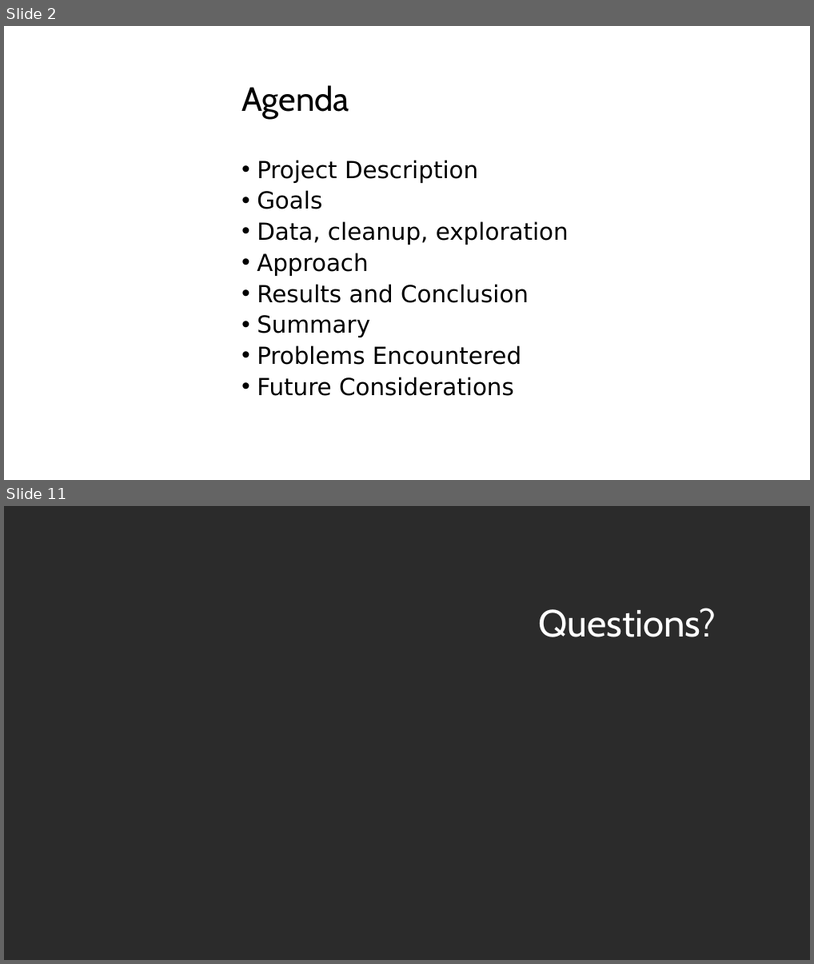
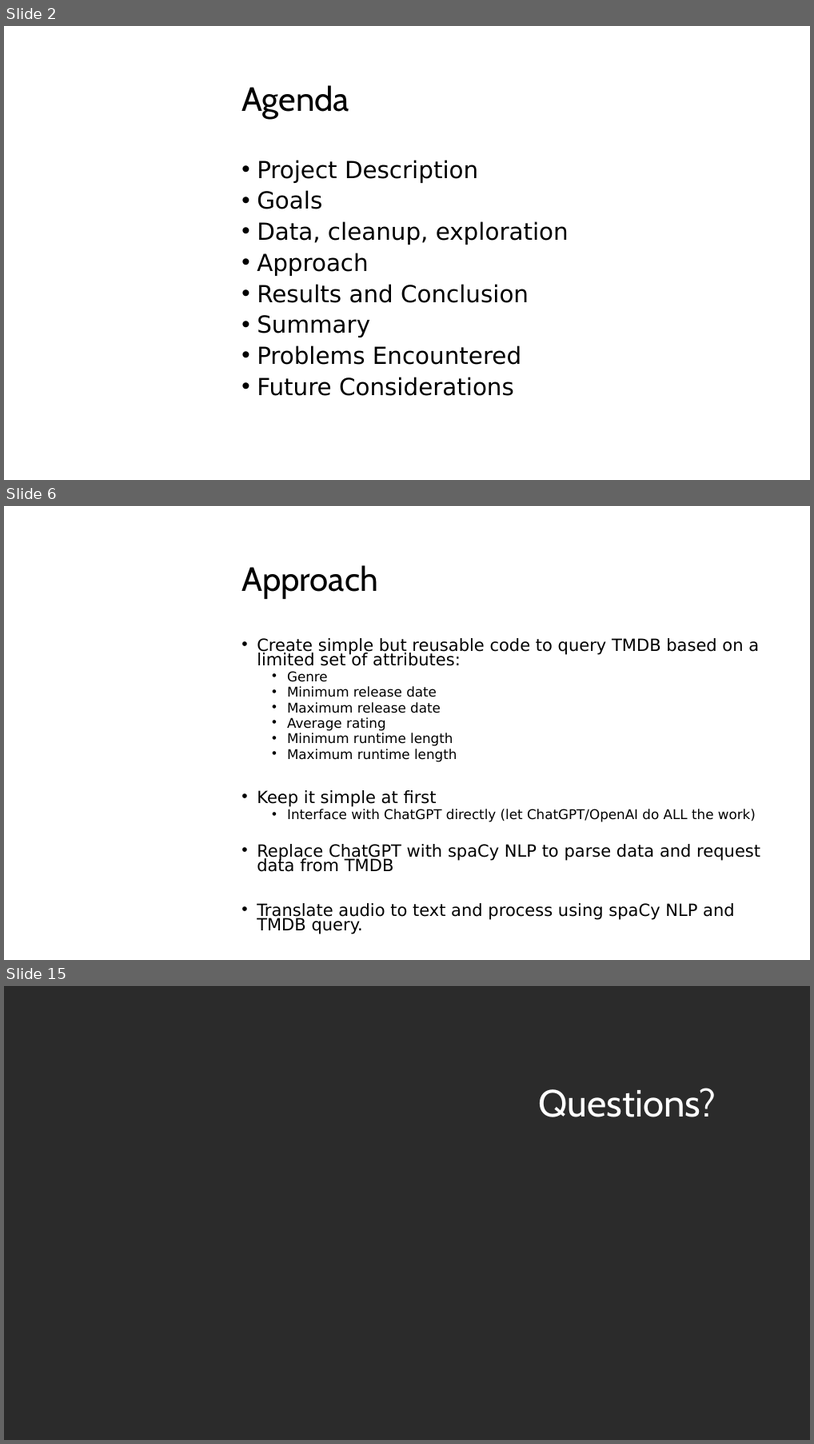
Before and after one commit to brian-campbell/ai-bootcamp-project-3, a slide deck: MovieChatBot.pptx. Shown one above the other, each under a label of ours: slides 2 and 11 before the commit, slides 2, 6 and 15 after it; the slides between them are not shown. The pictures are 814x964 and 814x1444 pixels, drawn with LibreOffice and Linux fonts; fonts in the diff are those of the drawing; background and template pictures are left out; a plain dark background stands for a picture behind light text. Boxes give left, top, right and bottom in pixels: in the first picture for what was removed or moved away, otherwise in the second. Text is boxed around its words. In the diff, an @@ line names an element or a change of style, - is before the commit and + after.

```diff
--- a/MovieChatBot.pptx
+++ b/MovieChatBot.pptx
@@ slide 6 added at (4, 506, 810, 960), background picture (left out) @@
@@ title added at (242, 565, 378, 599), 40 pt, text #000000 @@
+Approach
@@ text added at (257, 638, 761, 934), 20 pt, text #000000 @@
+• Create simple but reusable code to query TMDB based on a limited set of attributes:
+  • Genre
+  • Minimum release date
+  • Maximum release date
+  • Average rating
+  • Minimum runtime length
+  • Maximum runtime length
+• Keep it simple at first
+  • Interface with ChatGPT directly (let ChatGPT/OpenAI do ALL the work)
+• Replace ChatGPT with spaCy NLP to parse data and request data from TMDB
+• Translate audio to text and process using spaCy NLP and TMDB query.
@@ what was slide 11 is now slide 15 @@
```
Also in this commit, not shown: 4 slides changed, 7 other slides added, 4 slides removed.
